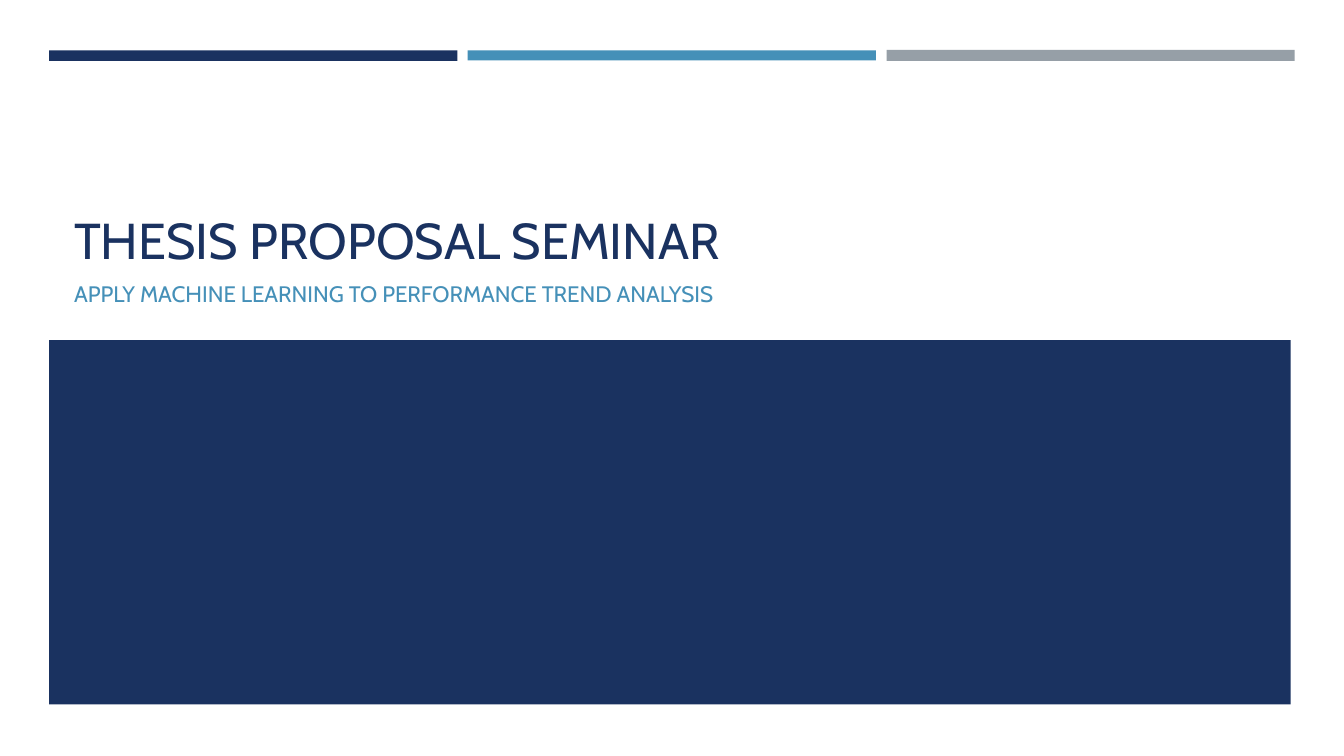
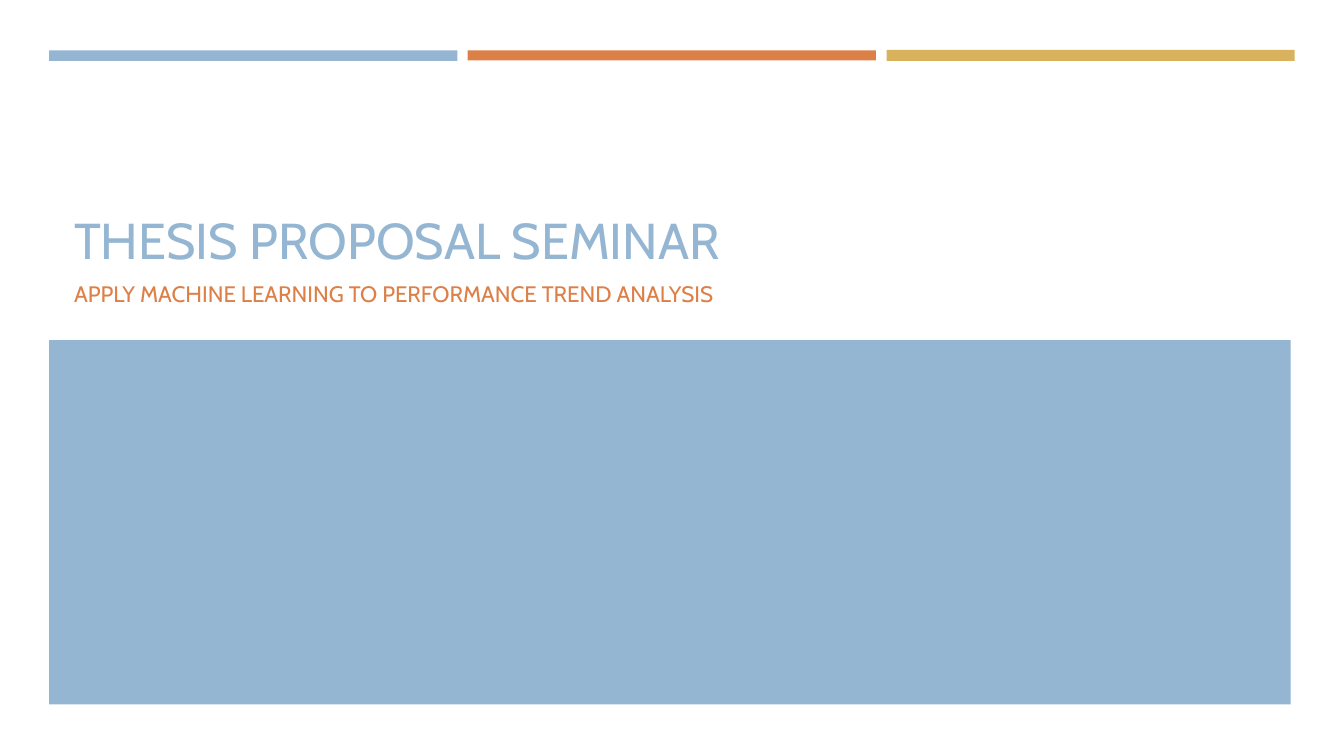
Before and after one commit to araea382/MT, a slide deck: slide 1 of Presentation/1-Proposal seminar.pptx. Drawn at 1344x756 pixels with LibreOffice and Linux fonts; fonts in the diff are those of the drawing. Boxes give left, top, right and bottom in pixels: in the first picture for what was removed or moved away, otherwise in the second. Text is boxed around its words. In the diff, an @@ line names an element or a change of style, - is before the commit and + after.

```diff
--- a/Presentation/1-Proposal seminar.pptx
+++ b/Presentation/1-Proposal seminar.pptx
@@ rectangle at [49,50,458,60]: fill #1A3260 to #94B6D2 @@
@@ rectangle at [468,50,876,60]: fill #4590B8 to #DD8047 @@
@@ rectangle at [886,50,1295,62]: fill #969FA7 to #D8B25C @@
@@ title "THESIS PROPOSAL SEMINAR" at [74,223,720,260]: text colour #1A3260 to #94B6D2 @@
@@ subtitle "APPLY MACHINE LEARNING TO PERFORMANCE ..." at [74,286,714,303]: text colour #4590B8 to #DD8047 @@
@@ rectangle at [49,340,1292,704]: fill #1A3260 to #94B6D2 @@
```
Also in this commit, not shown: 4 other slides changed, 2 slides added, 1 slide removed, 6 other files.
